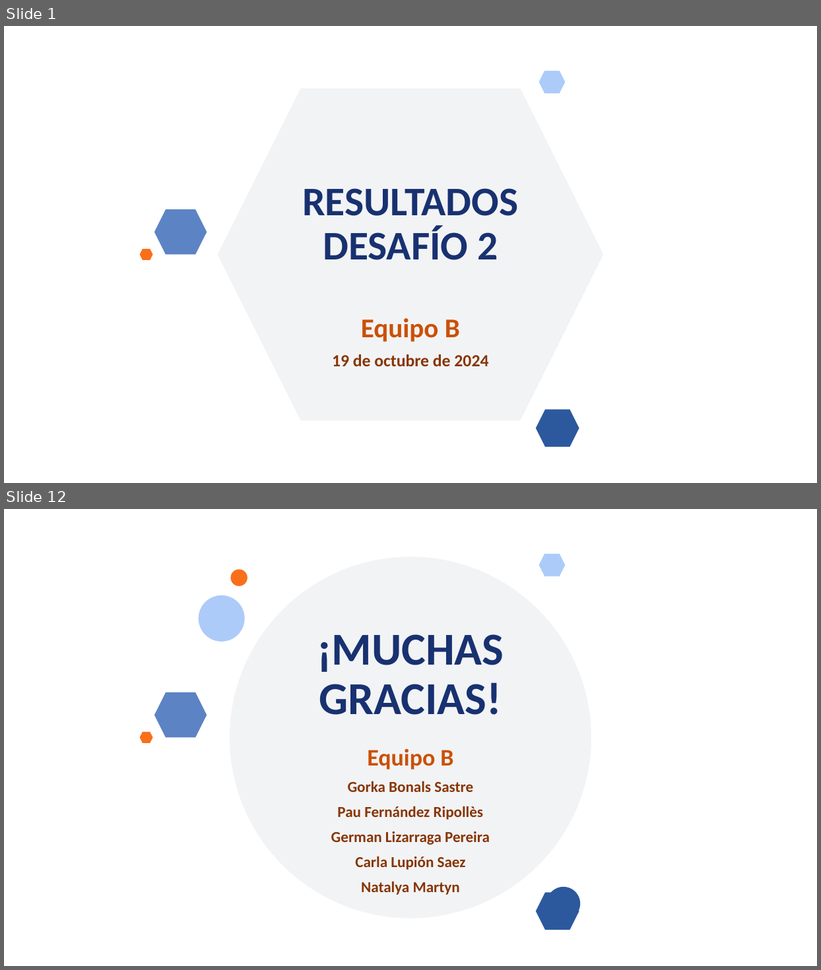
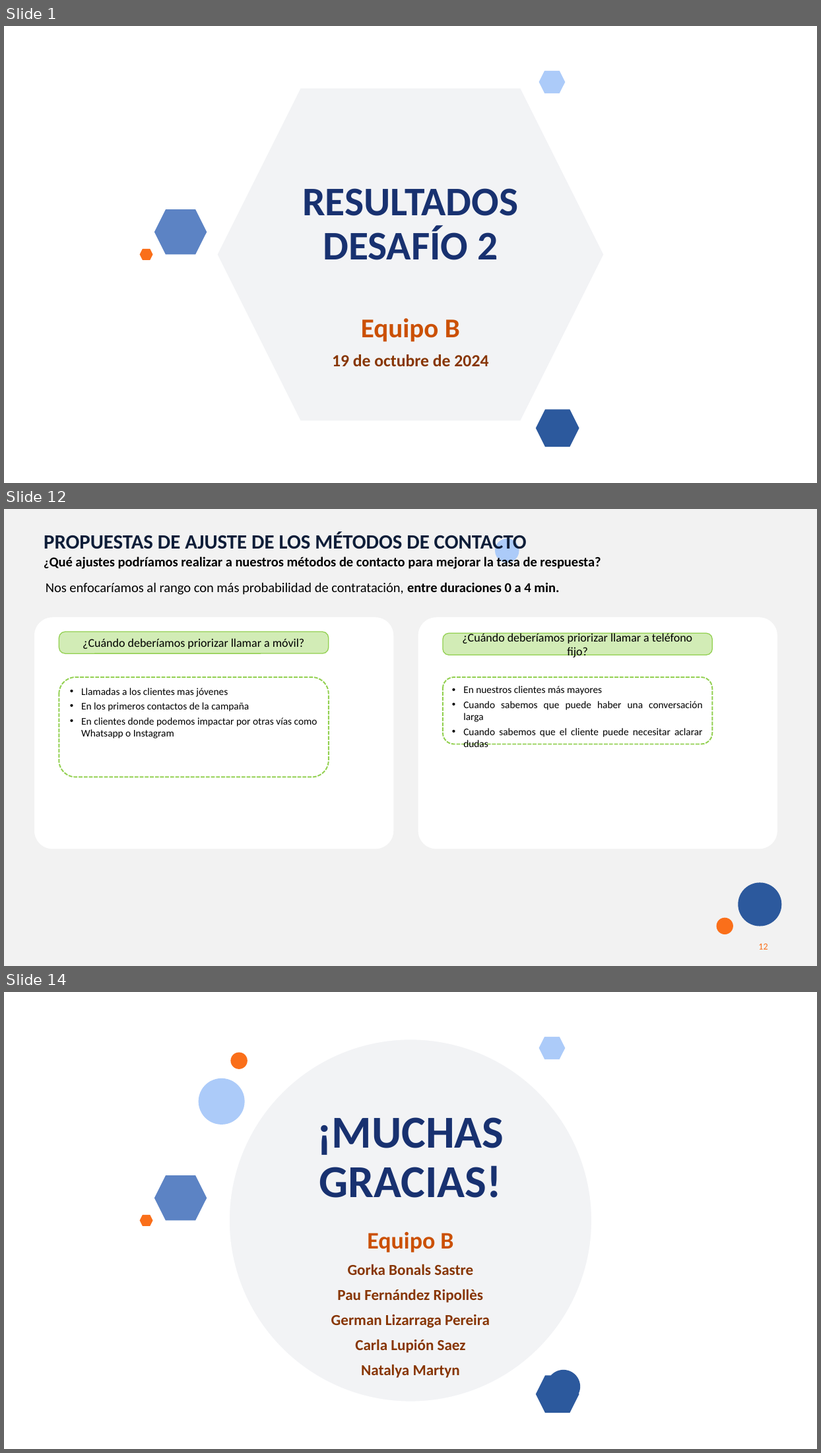
Before and after one commit to MarinaTorba/PersonalDataProrjects, a slide deck: Equip_B/results/Marketing/S2_Presentación_Marketing.pptx. Shown one above the other, each under a label of ours: slides 1 and 12 before the commit, slides 1, 12 and 14 after it; the slides between them are not shown. The pictures are 821x970 and 821x1453 pixels, drawn with LibreOffice and Linux fonts; fonts in the diff are those of the drawing; background and template pictures are left out. Boxes give left, top, right and bottom in pixels: in the first picture for what was removed or moved away, otherwise in the second. Text is boxed around its words. In the diff, an @@ line names an element or a change of style, - is before the commit and + after.

```diff
--- a/Equip_B/results/Marketing/S2_Presentación_Marketing.pptx
+++ b/Equip_B/results/Marketing/S2_Presentación_Marketing.pptx
@@ slide 12 added at (4,509,817,966), background #F2F2F2 @@
@@ text added at (44,531,601,570), 16 pt, text #000000, bold @@
+PROPUESTAS DE AJUSTE DE LOS MÉTODOS DE CONTACTO
+¿Qué ajustes podríamos realizar a nuestros métodos de contacto para mejorar la tasa de respuesta?
@@ ellipse added at (495,538,519,562), fill #ACCBF9 @@
@@ text added at (46,582,559,595), 16 pt, text #000000 @@
+Nos enfocaríamos al rango con más probabilidad de contratación, entre duraciones 0 a 4 min.
@@ rounded rectangle added at (34,618,394,850), fill #FFFFFF @@
@@ rounded rectangle added at (418,618,778,850), fill #FFFFFF @@
@@ rounded rectangle added at (59,632,329,654), fill #D2ECB6, outline #92D050 1 pt, 14 pt, text #000000 @@
+¿Cuándo deberíamos priorizar llamar a móvil?
@@ rounded rectangle added at (443,634,713,656), fill #D2ECB6, outline #92D050 1 pt, 14 pt, text #000000 @@
+¿Cuándo deberíamos priorizar llamar a teléfono fijo?
@@ rounded rectangle added at (59,677,329,778), outline #92D050 1.5 pt dashed, 12 pt, text #000000 @@
+• Llamadas a los clientes mas jóvenes
+• En los primeros contactos de la campaña
+• En clientes donde podemos impactar por otras vías como Whatsapp o Instagram
@@ rounded rectangle added at (443,677,713,745), outline #92D050 1.5 pt dashed, 12 pt, text #000000 @@
+• En nuestros clientes más mayores
+• Cuando sabemos que puede haber una conversación larga
+• Cuando sabemos que el cliente puede necesitar aclarar dudas
@@ ellipse added at (739,883,782,927), fill #2C599D @@
@@ ellipse added at (717,918,733,935), fill #FA6F1A @@
@@ rectangle added at (4,936,175,966), fill #F2F2F2 @@
@@ page number added at (758,944,768,950), 11 pt, text #FA6F1A @@
+12
@@ what was slide 12 is now slide 14 @@
```
Also in this commit, not shown: 10 slides changed, 1 other slide added, 2 other files.
